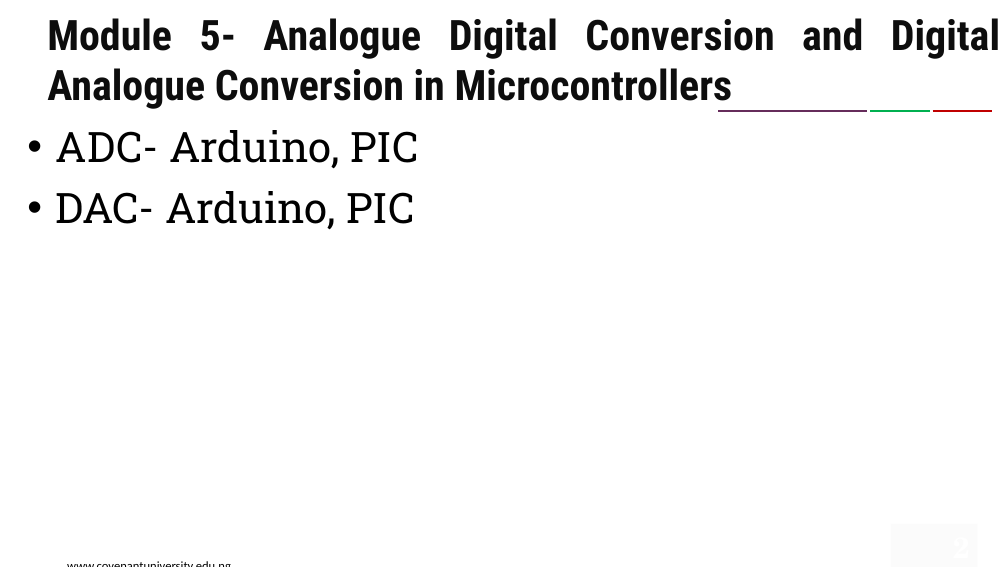
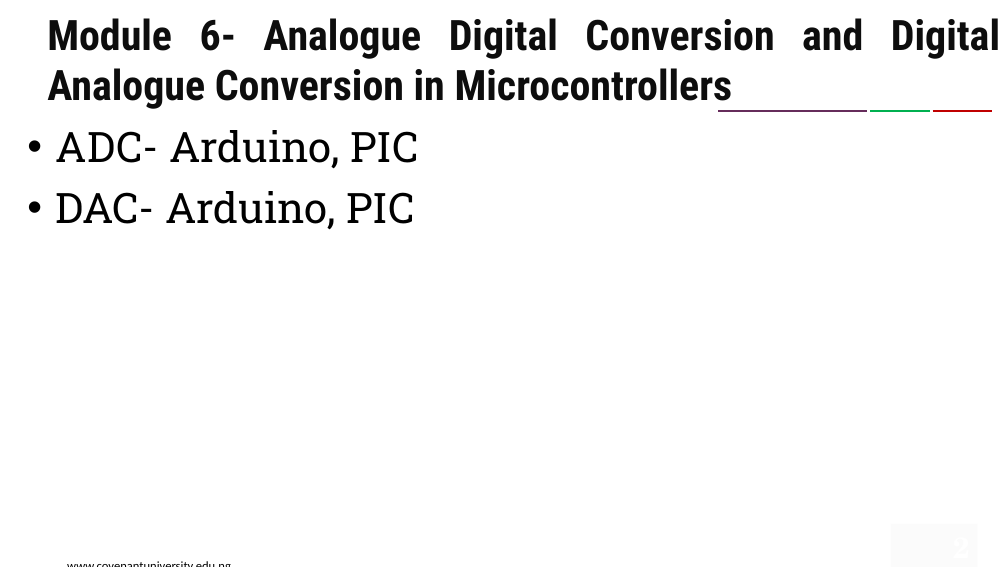
Before and after one commit to RuyiOne/CEN511, a slide deck: slide 2 of Module 6.pptx. Drawn at 1008x567 pixels with LibreOffice and Linux fonts; fonts in the diff are those of the drawing; background and template pictures are left out. Boxes give left, top, right and bottom in pixels: in the first picture for what was removed or moved away, otherwise in the second. Text is boxed around its words. In the diff, an @@ line names an element or a change of style, - is before the commit and + after.

```diff
--- a/Module 6.pptx
+++ b/Module 6.pptx
@@ title at (x1=47, y1=18, x2=1000, y2=111): text changed @@
-Module 5- Analogue Digital Conversion and Digital Analogue Conversion in Microcontrollers
+Module 6- Analogue Digital Conversion and Digital Analogue Conversion in Microcontrollers
```
Also in this commit, not shown: 1 other slide changed, 11 slides added.
